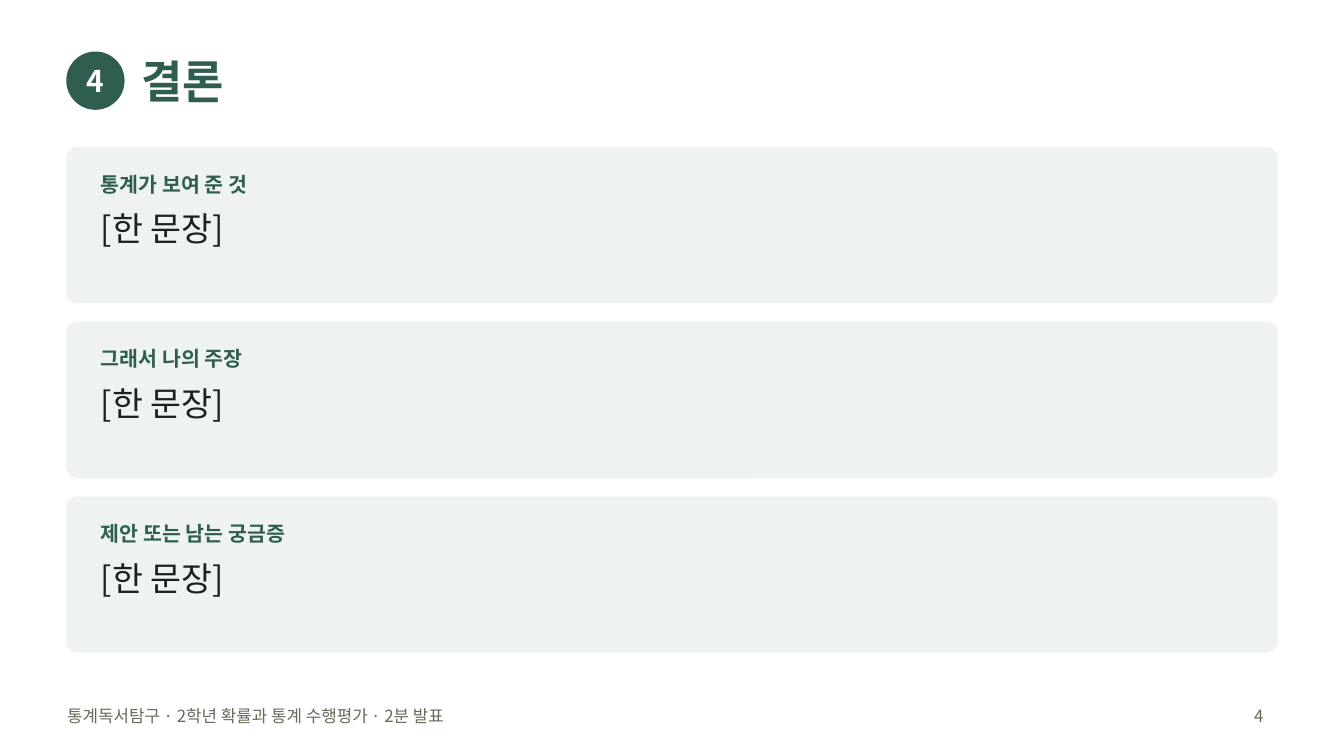
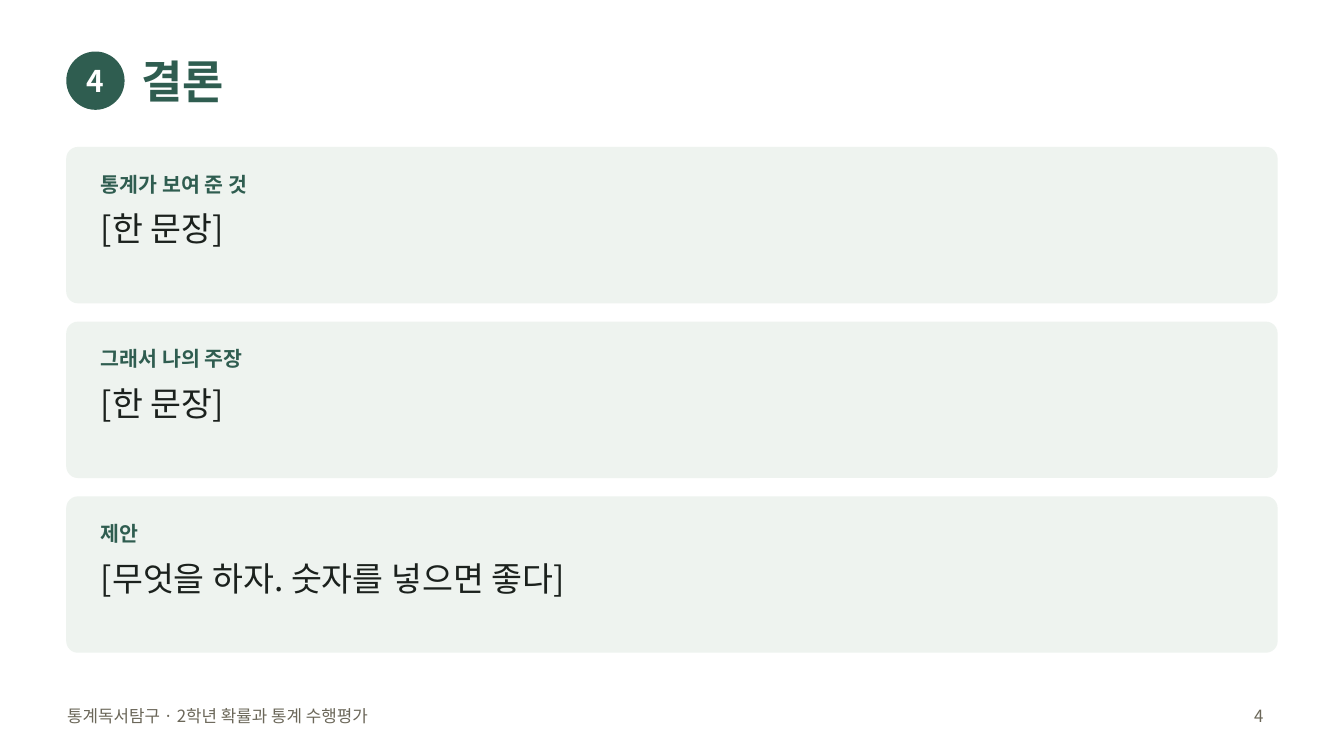
Before and after one commit to jaegeunsongsong/autobot, a slide deck: slide 4 of docs/2026-2학기-통계독서탐구-수행평가/발표틀.pptx. Drawn at 1344x756 pixels with LibreOffice and Linux fonts; fonts in the diff are those of the drawing. Boxes give left, top, right and bottom in pixels: in the first picture for what was removed or moved away, otherwise in the second. Text is boxed around its words. In the diff, an @@ line names an element or a change of style, - is before the commit and + after.

```diff
--- a/docs/2026-2학기-통계독서탐구-수행평가/발표틀.pptx
+++ b/docs/2026-2학기-통계독서탐구-수행평가/발표틀.pptx
@@ text at (101,524,139,543): text changed @@
-제안 또는 남는 궁금증
+제안
@@ text at (101,563,565,597): text changed @@
-[한 문장]
+[무엇을 하자. 숫자를 넣으면 좋다]
@@ text at (67,708,368,724): text changed @@
-통계독서탐구 · 2학년 확률과 통계 수행평가 · 2분 발표
+통계독서탐구 · 2학년 확률과 통계 수행평가
```
Also in this commit, not shown: 3 other slides changed, 8 other files.
